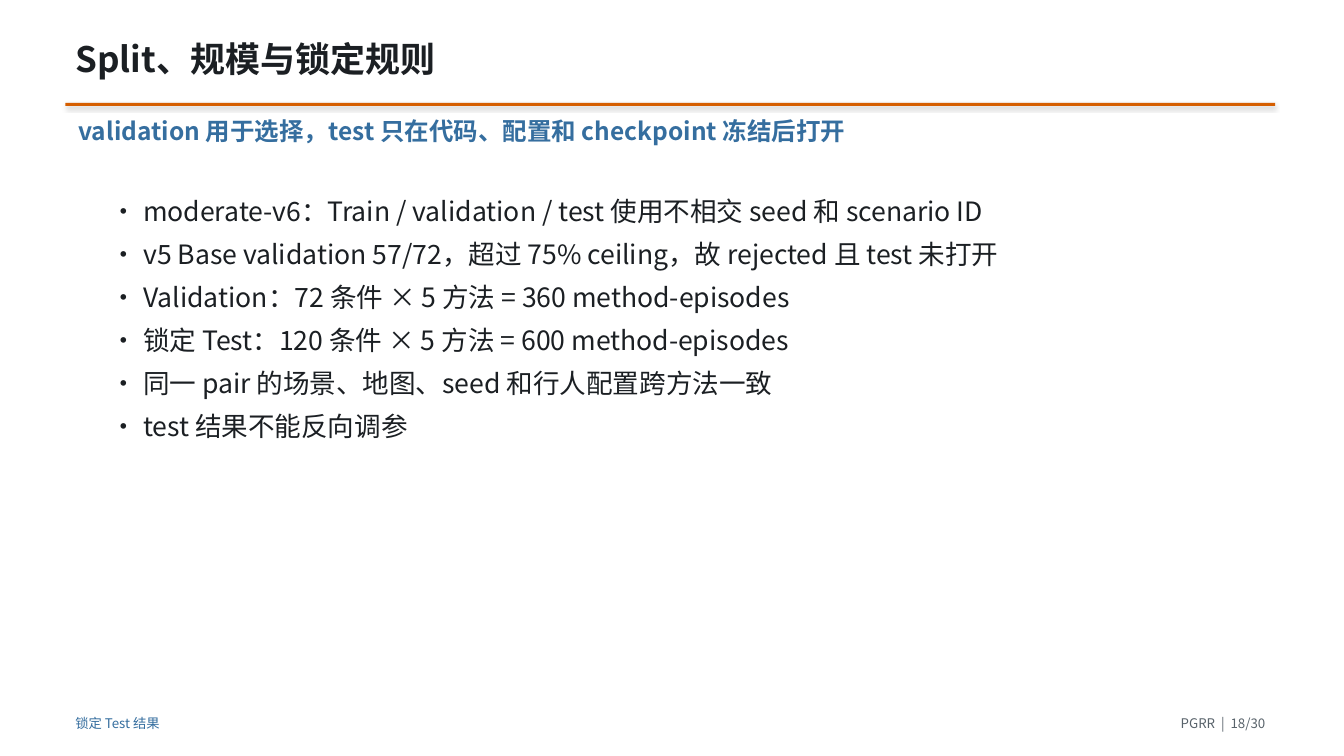
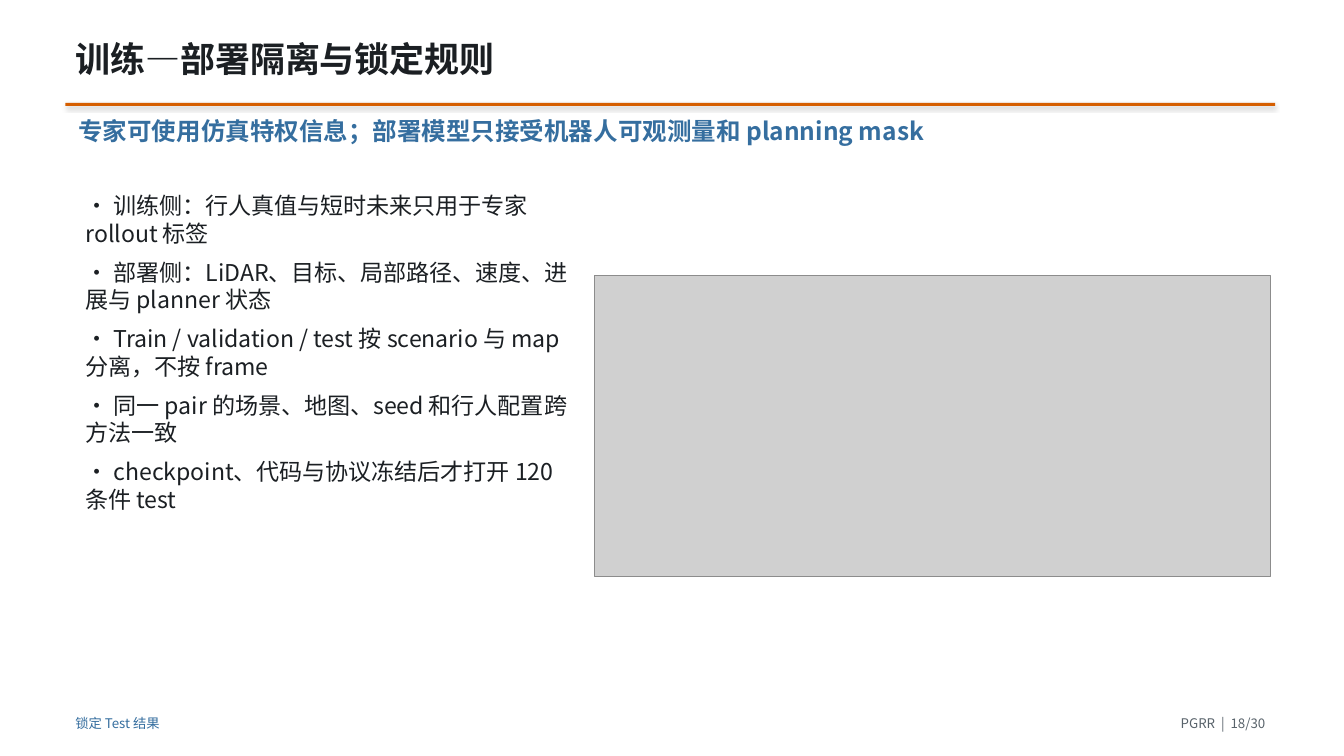
Before and after one commit to CC-robotics/PGRR, a slide deck: slide 18 of presentation/PGRR_report_zh.pptx. Drawn at 1344x756 pixels with LibreOffice and Linux fonts; fonts in the diff are those of the drawing; grey boxes stand for pictures. Boxes give left, top, right and bottom in pixels: in the first picture for what was removed or moved away, otherwise in the second. Text is boxed around its words. In the diff, an @@ line names an element or a change of style, - is before the commit and + after.

```diff
--- a/presentation/PGRR_report_zh.pptx
+++ b/presentation/PGRR_report_zh.pptx
@@ text at [75,42,494,75]: text changed @@
-Split、规模与锁定规则
+训练—部署隔离与锁定规则
@@ text at [78,119,924,146]: text changed @@
-validation 用于选择，test 只在代码、配置和 checkpoint 冻结后打开
+专家可使用仿真特权信息；部署模型只接受机器人可观测量和 planning mask
@@ text added at [85,194,568,510], 16.5 pt, text #1B1F23 @@
+• 训练侧：行人真值与短时未来只用于专家 rollout 标签
+• 部署侧：LiDAR、目标、局部路径、速度、进展与 planner 状态
+• Train / validation / test 按 scenario 与 map 分离，不按 frame
+• 同一 pair 的场景、地图、seed 和行人配置跨方法一致
+• checkpoint、代码与协议冻结后才打开 120 条件 test
@@ text removed at [143,198,999,438] @@
-• moderate-v6：Train / validation / test 使用不相交 seed 和 scenario ID
-• v5 Base validation 57/72，超过 75% ceiling，故 rejected 且 test 未打开
-• Validation：72 条件 × 5 方法 = 360 method-episodes
-• 锁定 Test：120 条件 × 5 方法 = 600 method-episodes
-• 同一 pair 的场景、地图、seed 和行人配置跨方法一致
-• test 结果不能反向调参
@@ picture added at [595,275,1270,576] @@
```
Also in this commit, not shown: 9 other slides changed, 7 slides added, 7 slides removed, 20 other files.
